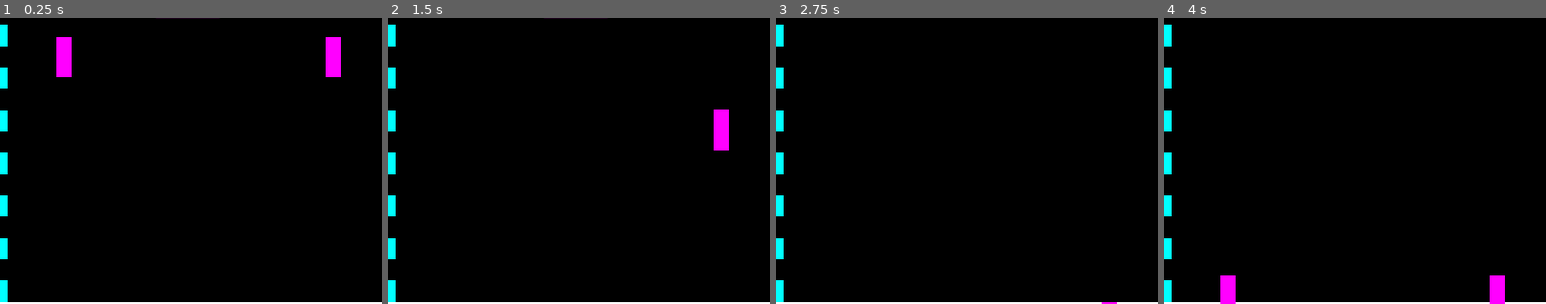
Above: before the commit, frames 1-4 (left to right).
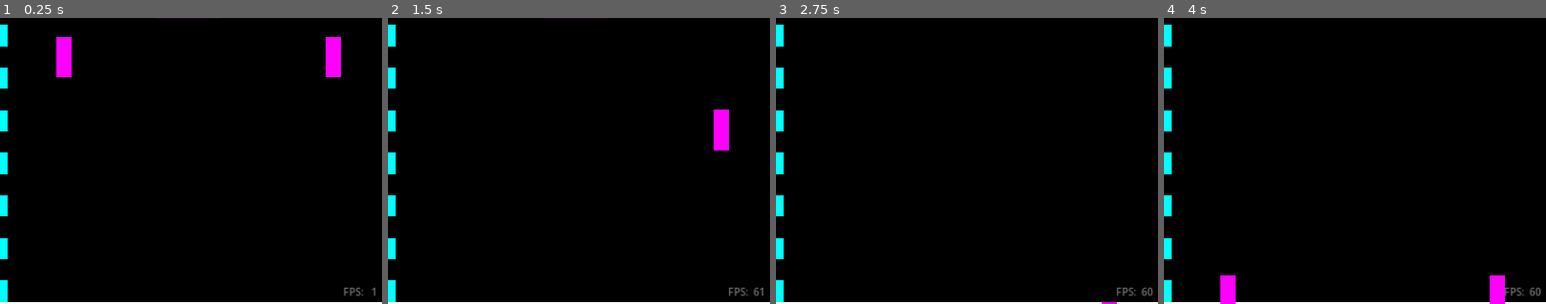
Above: after the commit, the same moments.

Repository: joshuafolkken/pong
Game: Godot game, scene res://scenes/main.tscn
Two runs of this game, one before a commit and one after it. Both use one fixed random seed, a clock stepped at 60 frames per second and the inputs below. Sound files missing from this copy of the repository are replaced by a short silence.
Inputs (mouse positions are % of the whole screen's width and height, from its top left):
- Up to frame 1 (0.25 s): no input
- Up to frame 2 (1.5 s): click (50, 4) at 0.5 s; tap Enter (game_start) at 1.25 s; move the mouse to (72, 45) at 1.27 s; hold Down (right_move_down) from 1.28 s (still down); hold Space (game_mode) from 1.28 s (still down); click (72, 45) at 1.42 s
- Up to frame 3 (2.75 s): release Down (right_move_down) at 2 s; release Space (game_mode) at 2 s; drag from (30, 55) to (45, 70) at 2.02 s
- Up to frame 4 (4 s): move the mouse to (60, 28) at 2.77 s; hold Down (right_move_down) 2.78-3.5 s; hold Space (game_mode) 2.78-3.5 s; drag from (45, 70) to (20, 35) at 3.52 s
The pictures show only the part of the screen within x 50-100%, y 43-93%; the shares and areas given below are measured in that part.

The runs differ from the first frame. In frame 1, 0.1% of the frame differs, in the area x 90-99%, y 94-98%; in frame 2, 0.1%; in frame 3, 0.1%, in the area x 89-99%, y 94-98%; in frame 4, 0.1%.

Commit message:
Display FPS #78

Diff:
--- a/scenes/main.tscn
+++ b/scenes/main.tscn
@@ -83,7 +83,6 @@
 offset_bottom = 64.0
 
 [node name="Control" type="Control" parent="."]
-visible = false
 layout_mode = 3
 anchors_preset = 0
 offset_right = 40.0
@@ -91,6 +90,7 @@
 script = ExtResource("12_hcal6")
 
 [node name="Label" type="Label" parent="Control"]
+visible = false
 layout_mode = 0
 offset_left = 128.0
 offset_top = 400.0
@@ -99,3 +99,21 @@
 theme_override_font_sizes/font_size = 35
 text = "console
 "
+
+[node name="FpsLabel" type="Label" parent="Control"]
+layout_mode = 1
+anchors_preset = 3
+anchor_left = 1.0
+anchor_top = 1.0
+anchor_right = 1.0
+anchor_bottom = 1.0
+offset_left = 1112.0
+offset_top = 768.0
+offset_right = 1153.0
+offset_bottom = 791.0
+grow_horizontal = 0
+grow_vertical = 0
+theme_override_colors/font_color = Color(0.450648, 0.450648, 0.450648, 1)
+text = "120.0
+"
+horizontal_alignment = 2
--- a/scripts/control.gd
+++ b/scripts/control.gd
@@ -4,6 +4,7 @@
 const MAX_LINES = 8
 
 @onready var label: Label = $Label
+@onready var fps_label: Label = $FpsLabel
 
 
 func _update_log(message: String) -> void:
@@ -22,3 +23,8 @@
 # Called when the node enters the scene tree for the first time.
 func _ready() -> void:
 	show_log("app started: v0.1")
+
+
+func _process(_delta: float) -> void:
+	var fps := Engine.get_frames_per_second()
+	fps_label.text = "FPS: %3.0f" % fps
Not shown, changed: web/index.html
Not shown, changed: web/index.pck
Not shown, changed: web/index.service.worker.js
